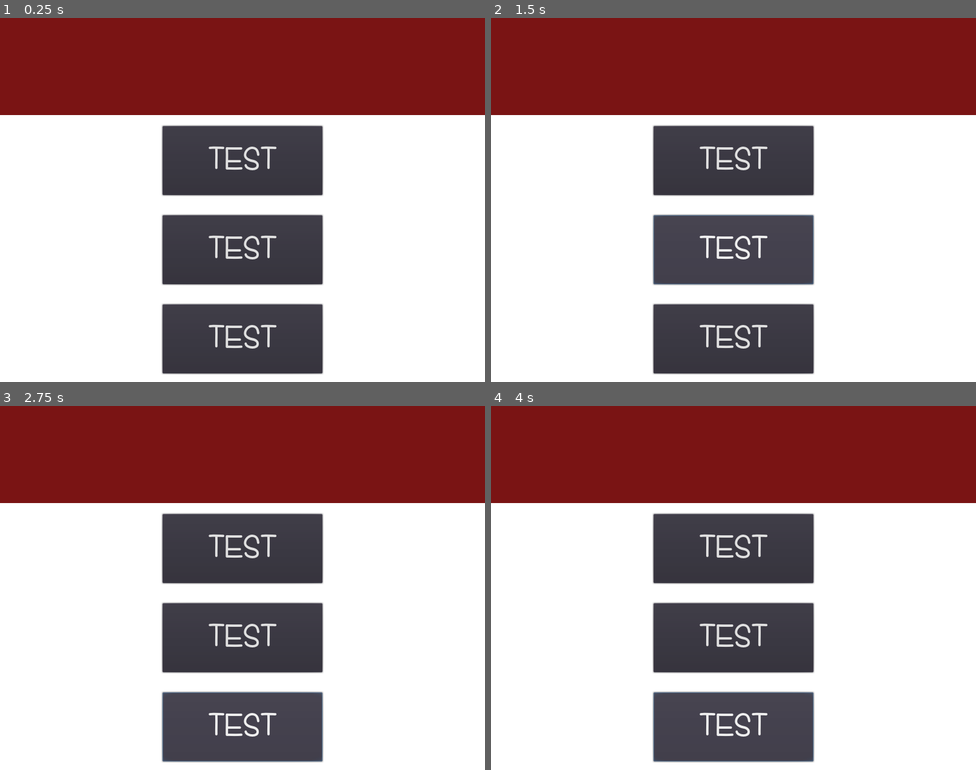
Above: before the commit, frames 1-4 (two rows, left to right).
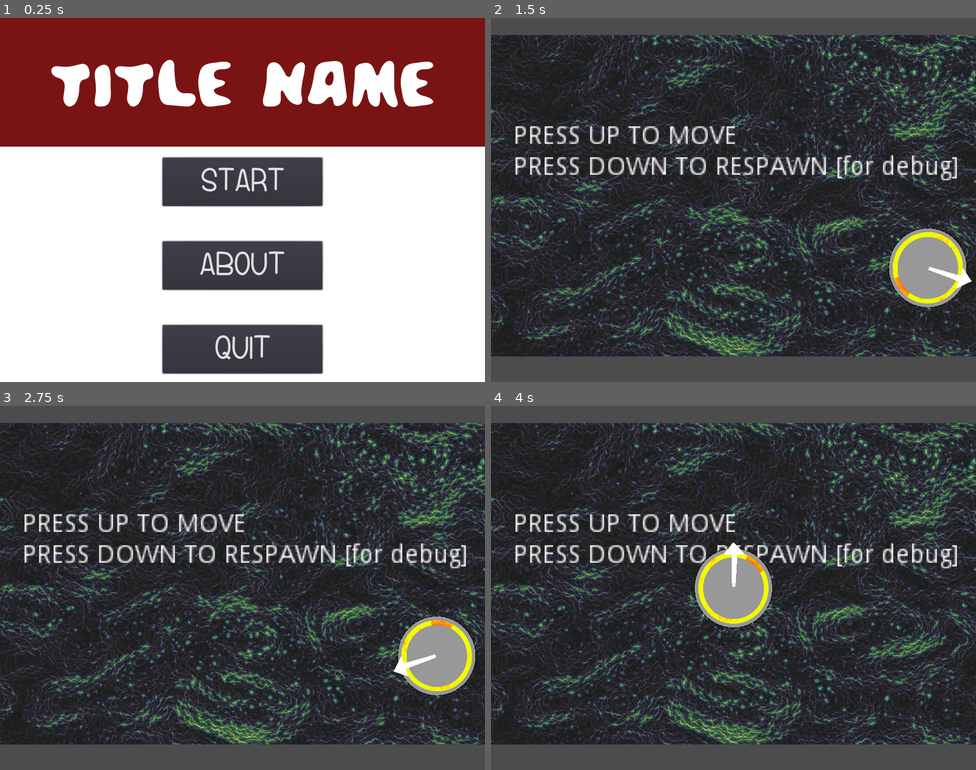
Above: after the commit, the same moments.

Repository: ktosox/Wild_Jam_01_2019
Game: Godot game, scene res://Scenes_N_Scripts/Menu_Scene.tscn
The game is run twice, just before and just after one commit, with the same random seed, the same clock (stepped at 60 frames per second) and the same inputs.
Inputs (mouse positions are in pixels of both pictures, inside the frame that each line leads up to):
- Up to frame 1 (0.25 s): no input
- Up to frame 2 (1.5 s): click "TEST" (after the commit: "START") at 0.5 s; click (733, 250) at 1.25 s, where only the run before the commit has a clickable "TEST"
- Up to frame 3 (2.75 s): click (242, 726) at 2 s, where only the run before the commit has a clickable "TEST"
- Up to frame 4 (4 s): hold Up (ui_up) 2.78-3.53 s; hold Down (ui_down) from 3.53 s (still down)

The runs differ from the first frame. In frame 1, 23% of the frame differs, in the area x 0-100%, y 11-94%; in frame 2, 93%; in frame 3, 93%; in frame 4, 94%, in the area x 0-100%, y 0-100%.

Commit message:
Working_prototype

Diff:
--- /dev/null
+++ b/Resources/Fonts/Menu/Menu_Title_Font.tres
@@ -0,0 +1,11 @@
+[gd_resource type="DynamicFont" load_steps=2 format=2]
+
+[ext_resource path="res://Resources/Fonts/meegoreng/MEEGOREN.TTF" type="DynamicFontData" id=1]
+
+[resource]
+
+size = 90
+use_mipmaps = false
+use_filter = false
+font_data = ExtResource( 1 )
+_sections_unfolded = [ "Font", "Settings" ]
--- /dev/null
+++ b/Scenes_N_Scripts/Engine.gd
@@ -0,0 +1,18 @@
+extends Node2D
+var spinNotLocked = true
+# class member variables go here, for example:
+# var a = 2
+# var b = "textvar"
+
+func _ready():
+	# Called when the node is added to the scene for the first time.
+	# Initialization here
+	pass
+
+func _process(delta):
+	if(spinNotLocked==true):
+		rotate(delta*2)
+
+#	# Called every frame. Delta is time since last frame.
+#	# Update game logic here.
+	pass
--- /dev/null
+++ b/Scenes_N_Scripts/GameScene.gd
@@ -0,0 +1,26 @@
+extends Node
+
+# class member variables go here, for example:
+# var a = 2
+# var b = "textvar"
+var PlayerBase = load("res://Scenes_N_Scripts/Player.tscn")
+
+func _ready():
+	# Called when the node is added to the scene for the first time.
+	# Initialization here
+
+	pass
+
+func get_input():
+	if Input.is_action_pressed('ui_down'):
+		print("TEST")
+		$Player.free()
+		var newPlayer = PlayerBase.instance()
+		self.add_child(newPlayer,true)
+
+
+func _process(delta):
+	get_input()
+#	# Called every frame. Delta is time since last frame.
+#	# Update game logic here.
+#	pass
--- a/Scenes_N_Scripts/GameScene.tscn
+++ b/Scenes_N_Scripts/GameScene.tscn
@@ -1,3 +1,89 @@
-[gd_scene format=2]
+[gd_scene load_steps=4 format=2]
+
+[ext_resource path="res://Scenes_N_Scripts/GameScene.gd" type="Script" id=1]
+[ext_resource path="res://Resources/Artwork/Textures/Electric_Void_Blue.png" type="Texture" id=2]
+[ext_resource path="res://Scenes_N_Scripts/Player.tscn" type="PackedScene" id=3]
 
 [node name="MainGameNode" type="Node"]
+
+script = ExtResource( 1 )
+
+[node name="Electric_Void_Blue" type="TextureRect" parent="." index="0"]
+
+anchor_left = 0.0
+anchor_top = 0.0
+anchor_right = 0.0
+anchor_bottom = 0.0
+margin_left = -475.0
+margin_top = -272.0
+margin_right = 1425.0
+margin_bottom = 788.0
+rect_scale = Vector2( 0.5, 0.5 )
+rect_pivot_offset = Vector2( 0, 0 )
+rect_clip_content = false
+mouse_filter = 1
+mouse_default_cursor_shape = 0
+size_flags_horizontal = 1
+size_flags_vertical = 1
+texture = ExtResource( 2 )
+stretch_mode = 0
+_sections_unfolded = [ "Rect" ]
+__meta__ = {
+"_edit_lock_": true
+}
+
+[node name="Player" parent="." index="1" instance=ExtResource( 3 )]
+
+position = Vector2( 320.44, 111.724 )
+
+[node name="Camera2D" type="Camera2D" parent="." index="2"]
+
+anchor_mode = 1
+rotating = false
+current = true
+zoom = Vector2( 1, 1 )
+limit_left = -10000000
+limit_top = -10000000
+limit_right = 10000000
+limit_bottom = 10000000
+limit_smoothed = false
+drag_margin_h_enabled = true
+drag_margin_v_enabled = true
+smoothing_enabled = false
+smoothing_speed = 5.0
+offset_v = 0.0
+offset_h = 0.0
+drag_margin_left = 0.2
+drag_margin_top = 0.2
+drag_margin_right = 0.2
+drag_margin_bottom = 0.2
+editor_draw_screen = true
+editor_draw_limits = false
+editor_draw_drag_margin = false
+__meta__ = {
+"_edit_lock_": true
+}
+
+[node name="Label" type="Label" parent="." index="3"]
+
+anchor_left = 0.0
+anchor_top = 0.0
+anchor_right = 0.0
+anchor_bottom = 0.0
+margin_left = -363.0
+margin_top = -125.0
+margin_right = -79.0
+margin_bottom = -12.0
+rect_scale = Vector2( 3, 3 )
+rect_pivot_offset = Vector2( 0, 0 )
+rect_clip_content = false
+mouse_filter = 2
+mouse_default_cursor_shape = 0
+size_flags_horizontal = 1
+size_flags_vertical = 4
+text = "PRESS UP TO MOVE
+PRESS DOWN TO RESPAWN [for debug]"
+percent_visible = 1.0
+lines_skipped = 0
+max_lines_visible = -1
+_sections_unfolded = [ "Focus", "Hint", "Margin", "Mouse", "Rect", "Size Flags", "Theme", "custom_colors", "custom_constants", "custom_fonts" ]
--- a/Scenes_N_Scripts/Menu_Button.tscn
+++ b/Scenes_N_Scripts/Menu_Button.tscn
@@ -18,13 +18,14 @@
 anchor_bottom = 0.0
 margin_right = 163.0
 margin_bottom = 79.0
+rect_min_size = Vector2( 150, 80 )
 rect_pivot_offset = Vector2( 0, 0 )
 rect_clip_content = false
 focus_mode = 2
 mouse_filter = 0
 mouse_default_cursor_shape = 0
-size_flags_horizontal = 3
-size_flags_vertical = 3
+size_flags_horizontal = 1
+size_flags_vertical = 1
 custom_fonts/font = SubResource( 1 )
 toggle_mode = false
 enabled_focus_mode = 2
@@ -33,4 +34,4 @@
 text = "TEST"
 flat = false
 align = 1
-_sections_unfolded = [ "Size Flags", "custom_fonts", "custom_styles" ]
+_sections_unfolded = [ "Rect", "Size Flags", "custom_fonts", "custom_styles" ]
--- /dev/null
+++ b/Scenes_N_Scripts/Menu_Scene.gd
@@ -0,0 +1,25 @@
+extends Node
+
+# class member variables go here, for example:
+# var a = 2
+# var b = "textvar"
+
+func _ready():
+	# Called when the node is added to the scene for the first time.
+	# Initialization here
+	pass
+
+#func _process(delta):
+#	# Called every frame. Delta is time since last frame.
+#	# Update game logic here.
+#	pass
+
+
+func _on_Button_pressed():
+	get_tree().change_scene("res://Scenes_N_Scripts/GameScene.tscn")
+	pass # replace with function body
+
+
+func _on_Button3_pressed():
+	get_tree().quit()
+	pass # replace with function body
--- a/Scenes_N_Scripts/Menu_Scene.tscn
+++ b/Scenes_N_Scripts/Menu_Scene.tscn
@@ -1,8 +1,12 @@
-[gd_scene load_steps=2 format=2]
-
-[ext_resource path="res://Scenes_N_Scripts/Menu_Button.tscn" type="PackedScene" id=1]
-
-[node name="Menu_Scene" type="Node" index="0"]
+[gd_scene load_steps=4 format=2]
+
+[ext_resource path="res://Scenes_N_Scripts/Menu_Scene.gd" type="Script" id=1]
+[ext_resource path="res://Resources/Fonts/Menu/Menu_Title_Font.tres" type="DynamicFont" id=2]
+[ext_resource path="res://Scenes_N_Scripts/Menu_Button.tscn" type="PackedScene" id=3]
+
+[node name="Menu_Scene" type="Node"]
+
+script = ExtResource( 1 )
 
 [node name="Background" type="ColorRect" parent="." index="0"]
 
@@ -39,24 +43,63 @@
 anchor_right = 0.0
 anchor_bottom = 0.0
 margin_right = 800.0
-margin_bottom = 160.0
+margin_bottom = 212.0
 rect_min_size = Vector2( 0, 160 )
 rect_pivot_offset = Vector2( 0, 0 )
 rect_clip_content = false
 mouse_filter = 0
 mouse_default_cursor_shape = 0
 size_flags_horizontal = 3
-size_flags_vertical = 1
+size_flags_vertical = 3
 color = Color( 0.480469, 0.0788269, 0.0788269, 1 )
 _sections_unfolded = [ "Rect", "Size Flags" ]
 
+[node name="CenterContainer" type="CenterContainer" parent="VBoxContainer/ColorRect" index="0"]
+
+anchor_left = 0.0
+anchor_top = 0.5
+anchor_right = 1.0
+anchor_bottom = 0.5
+margin_top = -53.5
+margin_bottom = 53.5
+rect_pivot_offset = Vector2( 0, 0 )
+rect_clip_content = false
+mouse_filter = 0
+mouse_default_cursor_shape = 0
+size_flags_horizontal = 3
+size_flags_vertical = 3
+use_top_left = false
+_sections_unfolded = [ "Size Flags" ]
+
+[node name="Title" type="Label" parent="VBoxContainer/ColorRect/CenterContainer" index="0"]
+
+anchor_left = 0.0
+anchor_top = 0.0
+anchor_right = 0.0
+anchor_bottom = 0.0
+margin_left = 75.0
+margin_right = 724.0
+margin_bottom = 107.0
+rect_pivot_offset = Vector2( 0, 0 )
+rect_clip_content = false
+mouse_filter = 2
+mouse_default_cursor_shape = 0
+size_flags_horizontal = 1
+size_flags_vertical = 4
+custom_fonts/font = ExtResource( 2 )
+text = "TITLE NAME"
+percent_visible = 1.0
+lines_skipped = 0
+max_lines_visible = -1
+_sections_unfolded = [ "custom_fonts" ]
+
 [node name="HBoxContainer" type="HBoxContainer" parent="VBoxContainer" index="1"]
 
 anchor_left = 0.0
 anchor_top = 0.0
 anchor_right = 0.0
 anchor_bottom = 0.0
-margin_top = 164.0
+margin_top = 216.0
 margin_right = 800.0
 margin_bottom = 600.0
 rect_pivot_offset = Vector2( 0, 0 )
@@ -75,7 +118,7 @@
 anchor_right = 0.0
 anchor_bottom = 0.0
 margin_right = 264.0
-margin_bottom = 436.0
+margin_bottom = 384.0
 rect_pivot_offset = Vector2( 0, 0 )
 rect_clip_content = false
 mouse_filter = 0
@@ -92,7 +135,7 @@
 anchor_bottom = 0.0
 margin_left = 268.0
 margin_right = 532.0
-margin_bottom = 436.0
+margin_bottom = 384.0
 rect_pivot_offset = Vector2( 0, 0 )
 rect_clip_content = false
 mouse_filter = 1
@@ -119,12 +162,13 @@
 size_flags_vertical = 1
 _sections_unfolded = [ "Rect" ]
 
-[node name="Button" parent="VBoxContainer/HBoxContainer/VBoxContainer" index="1" instance=ExtResource( 1 )]
+[node name="Button" parent="VBoxContainer/HBoxContainer/VBoxContainer" index="1" instance=ExtResource( 3 )]
 
 margin_top = 14.0
 margin_right = 264.0
-margin_bottom = 128.0
-_sections_unfolded = [ "Hint", "Size Flags", "custom_fonts", "custom_styles" ]
+margin_bottom = 94.0
+text = "START"
+_sections_unfolded = [ "Hint", "Rect", "Size Flags", "custom_fonts", "custom_styles" ]
 
 [node name="MarginContainer2" type="MarginContainer" parent="VBoxContainer/HBoxContainer/VBoxContainer" index="2"]
 
@@ -132,10 +176,10 @@
 anchor_top = 0.0
 anchor_right = 0.0
 anchor_bottom = 0.0
-margin_top = 132.0
-margin_right = 264.0
-margin_bottom = 157.0
-rect_min_size = Vector2( 0, 25 )
+margin_top = 98.0
+margin_right = 264.0
+margin_bottom = 148.0
+rect_min_size = Vector2( 0, 50 )
 rect_pivot_offset = Vector2( 0, 0 )
 rect_clip_content = false
 mouse_filter = 0
@@ -144,11 +188,12 @@
 size_flags_vertical = 1
 _sections_unfolded = [ "Rect" ]
 
-[node name="Button2" parent="VBoxContainer/HBoxContainer/VBoxContainer" index="3" instance=ExtResource( 1 )]
-
-margin_top = 161.0
-margin_right = 264.0
-margin_bottom = 275.0
+[node name="Button2" parent="VBoxContainer/HBoxContainer/VBoxContainer" index="3" instance=ExtResource( 3 )]
+
+margin_top = 152.0
+margin_right = 264.0
+margin_bottom = 232.0
+text = "ABOUT"
 
 [node name="MarginContainer" type="MarginContainer" parent="VBoxContainer/HBoxContainer/VBoxContainer" index="4"]
 
@@ -156,10 +201,10 @@
 anchor_top = 0.0
 anchor_right = 0.0
 anchor_bottom = 0.0
-margin_top = 279.0
-margin_right = 264.0
-margin_bottom = 304.0
-rect_min_size = Vector2( 0, 25 )
+margin_top = 236.0
+margin_right = 264.0
+margin_bottom = 286.0
+rect_min_size = Vector2( 0, 50 )
 rect_pivot_offset = Vector2( 0, 0 )
 rect_clip_content = false
 mouse_filter = 0
@@ -168,11 +213,12 @@
 size_flags_vertical = 1
 _sections_unfolded = [ "Rect" ]
 
-[node name="Button3" parent="VBoxContainer/HBoxContainer/VBoxContainer" index="5" instance=ExtResource( 1 )]
-
-margin_top = 308.0
-margin_right = 264.0
-margin_bottom = 422.0
+[node name="Button3" parent="VBoxContainer/HBoxContainer/VBoxContainer" index="5" instance=ExtResource( 3 )]
+
+margin_top = 290.0
+margin_right = 264.0
+margin_bottom = 370.0
+text = "QUIT"
 
 [node name="MarginContainer4" type="MarginContainer" parent="VBoxContainer/HBoxContainer/VBoxContainer" index="6"]
 
@@ -180,9 +226,9 @@
 anchor_top = 0.0
 anchor_right = 0.0
 anchor_bottom = 0.0
-margin_top = 426.0
-margin_right = 264.0
-margin_bottom = 436.0
+margin_top = 374.0
+margin_right = 264.0
+margin_bottom = 384.0
 rect_min_size = Vector2( 0, 10 )
 rect_pivot_offset = Vector2( 0, 0 )
 rect_clip_content = false
@@ -200,7 +246,7 @@
 anchor_bottom = 0.0
 margin_left = 536.0
 margin_right = 800.0
-margin_bottom = 436.0
+margin_bottom = 384.0
 rect_pivot_offset = Vector2( 0, 0 )
 rect_clip_content = false
 mouse_filter = 0
@@ -208,3 +254,7 @@
 size_flags_horizontal = 3
 size_flags_vertical = 1
 _sections_unfolded = [ "Margin", "Size Flags" ]
+
+[connection signal="pressed" from="VBoxContainer/HBoxContainer/VBoxContainer/Button" to="." method="_on_Button_pressed"]
+
+[connection signal="pressed" from="VBoxContainer/HBoxContainer/VBoxContainer/Button3" to="." method="_on_Button3_pressed"]
--- /dev/null
+++ b/Scenes_N_Scripts/Player.gd
@@ -0,0 +1,17 @@
+extends Node2D
+
+
+
+# class member variables go here, for example:
+# var a = 2
+# var b = "textvar"
+
+func _ready():
+	# Called when the node is added to the scene for the first time.
+	# Initialization here
+	pass
+
+#func _process(delta):
+#	# Called every frame. Delta is time since last frame.
+#	# Update game logic here.
+#	pass
--- /dev/null
+++ b/Scenes_N_Scripts/Player.tscn
@@ -0,0 +1,124 @@
+[gd_scene load_steps=9 format=2]
+
+[ext_resource path="res://Scenes_N_Scripts/Player.gd" type="Script" id=1]
+[ext_resource path="res://Scenes_N_Scripts/PlayerShip.gd" type="Script" id=2]
+[ext_resource path="res://Resources/Artwork/Player/Space_Ship_body_bottom.png" type="Texture" id=3]
+[ext_resource path="res://Resources/Artwork/Player/Space_Ship_body_core.png" type="Texture" id=4]
+[ext_resource path="res://Resources/Artwork/Player/Space_Ship_body_top.png" type="Texture" id=5]
+[ext_resource path="res://Scenes_N_Scripts/Engine.gd" type="Script" id=6]
+
+[sub_resource type="Animation" id=2]
+
+resource_name = "Rotation"
+length = 2.0
+loop = true
+step = 0.1
+tracks/0/type = "value"
+tracks/0/path = NodePath(".:rotation_degrees")
+tracks/0/interp = 1
+tracks/0/loop_wrap = true
+tracks/0/imported = false
+tracks/0/enabled = true
+tracks/0/keys = {
+"times": PoolRealArray( 0, 1, 2 ),
+"transitions": PoolRealArray( 1, 1, 1 ),
+"update": 0,
+"values": [ 360.0, 180.0, 0.0 ]
+}
+
+[sub_resource type="CircleShape2D" id=1]
+
+custom_solver_bias = 0.0
+radius = 31.2386
+
+[node name="Player" type="Node2D" index="0"]
+
+script = ExtResource( 1 )
+_sections_unfolded = [ "Linear", "Visibility" ]
+
+[node name="PlayerShip" type="RigidBody2D" parent="." index="0"]
+
+input_pickable = false
+collision_layer = 1
+collision_mask = 1
+mode = 0
+mass = 300.0
+friction = 1.0
+bounce = 0.0
+gravity_scale = 0.0
+custom_integrator = false
+continuous_cd = 0
+contacts_reported = 0
+contact_monitor = false
+sleeping = false
+can_sleep = false
+linear_velocity = Vector2( 0, 0 )
+linear_damp = -1.0
+angular_velocity = 0.0
+angular_damp = 3.0
+script = ExtResource( 2 )
+_sections_unfolded = [ "Angular", "Transform" ]
+
+[node name="Body_bottom" type="Sprite" parent="PlayerShip" index="0"]
+
+scale = Vector2( 0.2, 0.2 )
+texture = ExtResource( 3 )
+_sections_unfolded = [ "Transform" ]
+
+[node name="Body_core" type="Sprite" parent="PlayerShip" index="1"]
+
+scale = Vector2( 0.2, 0.2 )
+texture = ExtResource( 4 )
+_sections_unfolded = [ "Transform" ]
+
+[node name="AnimationPlayer" type="AnimationPlayer" parent="PlayerShip/Body_core" index="0"]
+
+root_node = NodePath("..")
+autoplay = "Rotation"
+playback_process_mode = 1
+playback_default_blend_time = 0.0
+playback_speed = 1.0
+anims/Rotation = SubResource( 2 )
+blend_times = [  ]
+
+[node name="Body_top" type="Sprite" parent="PlayerShip" index="2"]
+
+scale = Vector2( 0.2, 0.2 )
+texture = ExtResource( 5 )
+_sections_unfolded = [ "Transform" ]
+
+[node name="CollisionShape2D" type="CollisionShape2D" parent="PlayerShip" index="3"]
+
+scale = Vector2( 2.09576, 2.09576 )
+shape = SubResource( 1 )
+_sections_unfolded = [ "Transform" ]
+__meta__ = {
+"_edit_lock_": true
+}
+
+[node name="Engine" type="Node2D" parent="PlayerShip" index="4"]
+
+script = ExtResource( 6 )
+_sections_unfolded = [ "Transform", "Visibility" ]
+__meta__ = {
+"_edit_lock_": true
+}
+
+[node name="Polygon2D" type="Polygon2D" parent="PlayerShip/Engine" index="0"]
+
+position = Vector2( -0.643851, -0.156915 )
+rotation = -2.37333
+scale = Vector2( 0.486487, 0.634832 )
+polygon = PoolVector2Array( 5.63236, 0.442927, -3.6885, 5.50241, 67.5084, 69.7955, 48.8683, 84.0718, 107.01, 86.3764, 103, 45.6621, 81.6509, 59.0666 )
+uv = PoolVector2Array(  )
+color = Color( 1, 1, 1, 1 )
+vertex_colors = PoolColorArray(  )
+offset = Vector2( 0, 0 )
+antialiased = false
+texture = null
+texture_offset = Vector2( 0, 0 )
+texture_scale = Vector2( 1, 1 )
+texture_rotation_degrees = 0.0
+invert_enable = false
+invert_border = 100.0
+_sections_unfolded = [ "Transform", "Z Index" ]
--- /dev/null
+++ b/Scenes_N_Scripts/PlayerShip.gd
@@ -0,0 +1,31 @@
+extends RigidBody2D
+
+var speed = 5000
+var slowdown_rate = 500
+var velocity = Vector2()
+# class member variables go here, for example:
+# var a = 2
+# var b = "textvar"
+
+func _ready():
+	# Called when the node is added to the scene for the first time.
+	# Initialization here
+	pass
+
+func _process(delta):
+	pass
+
+func get_input():
+	velocity = Vector2()
+	if Input.is_action_pressed('ui_up'):
+		$Engine.spinNotLocked = false
+		#print(deg2rad($Engine.rotation_degrees))
+		velocity.x = sin(deg2rad($Engine.rotation_degrees))
+		velocity.y = cos(deg2rad($Engine.rotation_degrees+180))
+		#$Body_core/AnimationPlayer.
+	velocity = velocity.normalized() * speed
+	if Input.is_action_just_released('ui_up'):
+		$Engine.spinNotLocked = true
+func _physics_process(delta):
+	get_input()
+	apply_impulse(velocity,velocity)
--- /dev/null
+++ b/Scenes_N_Scripts/Wall1.tscn
@@ -0,0 +1,36 @@
+[gd_scene load_steps=3 format=2]
+
+[ext_resource path="res://Resources/Artwork/Interface/frame2.png" type="Texture" id=1]
+
+[sub_resource type="RectangleShape2D" id=1]
+
+custom_solver_bias = 0.0
+extents = Vector2( 14.1981, 10 )
+
+[node name="StaticBody2D" type="StaticBody2D"]
+
+input_pickable = false
+collision_layer = 1
+collision_mask = 1
+constant_linear_velocity = Vector2( 0, 0 )
+constant_angular_velocity = 0.0
+friction = 1.0
+bounce = 0.0
+
+[node name="CollisionShape2D" type="CollisionShape2D" parent="." index="0"]
+
+scale = Vector2( 5.07948, 1.72623 )
+shape = SubResource( 1 )
+_sections_unfolded = [ "Transform" ]
+__meta__ = {
+"_edit_lock_": true
+}
+
+[node name="frame2" type="Sprite" parent="." index="1"]
+
+scale = Vector2( 0.3, 0.1 )
+texture = ExtResource( 1 )
+_sections_unfolded = [ "Transform" ]
+__meta__ = {
+"_edit_lock_": true
+}
--- /dev/null
+++ b/Scenes_N_Scripts/Wall2.tscn
@@ -0,0 +1,38 @@
+[gd_scene load_steps=3 format=2]
+
+[ext_resource path="res://Resources/Artwork/Interface/frame2.png" type="Texture" id=1]
+
+[sub_resource type="RectangleShape2D" id=1]
+
+custom_solver_bias = 0.0
+extents = Vector2( 14.1489, 10 )
+
+[node name="StaticBody2D" type="StaticBody2D"]
+
+input_pickable = false
+collision_layer = 1
+collision_mask = 1
+constant_linear_velocity = Vector2( 0, 0 )
+constant_angular_velocity = 0.0
+friction = 1.0
+bounce = 0.0
+
+[node name="CollisionShape2D" type="CollisionShape2D" parent="." index="0"]
+
+rotation = 1.5708
+scale = Vector2( 5.07948, 1.72623 )
+shape = SubResource( 1 )
+_sections_unfolded = [ "Transform" ]
+__meta__ = {
+"_edit_lock_": true
+}
+
+[node name="frame2" type="Sprite" parent="." index="1"]
+
+rotation = 1.5708
+scale = Vector2( 0.3, 0.1 )
+texture = ExtResource( 1 )
+_sections_unfolded = [ "Transform" ]
+__meta__ = {
+"_edit_lock_": true
+}
--- a/project.godot
+++ b/project.godot
@@ -18,6 +18,11 @@
 
 window/size/width=800
 
+[input]
+
+ui_select=[ Object(InputEventKey,"resource_local_to_scene":false,"resource_name":"","device":0,"alt":false,"shift":false,"control":false,"meta":false,"command":false,"pressed":false,"scancode":32,"unicode":0,"echo":false,"script":null)
+ ]
+
 [rendering]
 
 environment/default_environment="res://default_env.tres"
Not shown, added: Resources/Artwork/Concept/space_Ship_alpha.png.import
Not shown, added: Resources/Artwork/Effects/smoke1.png.import
Not shown, added: Resources/Artwork/Effects/smoke2.png.import
Not shown, added: Resources/Artwork/Extra/grassNmountain_alien.png.import
Not shown, added: Resources/Artwork/Extra/grassNmountain_alien2.png.import
Not shown, added: Resources/Artwork/Interface/Simple_Border.png.import
Not shown, added: Resources/Artwork/Interface/frame2.png.import
Not shown, added: Resources/Artwork/Player/Space_Ship_Alpha_part1.png.import
Binary file added: Resources/Artwork/Player/Space_Ship_body_bottom.png
Not shown, added: Resources/Artwork/Player/Space_Ship_body_bottom.png.import
Binary file added: Resources/Artwork/Player/Space_Ship_body_core.png
Not shown, added: Resources/Artwork/Player/Space_Ship_body_core.png.import
(and 8 more such lines)
